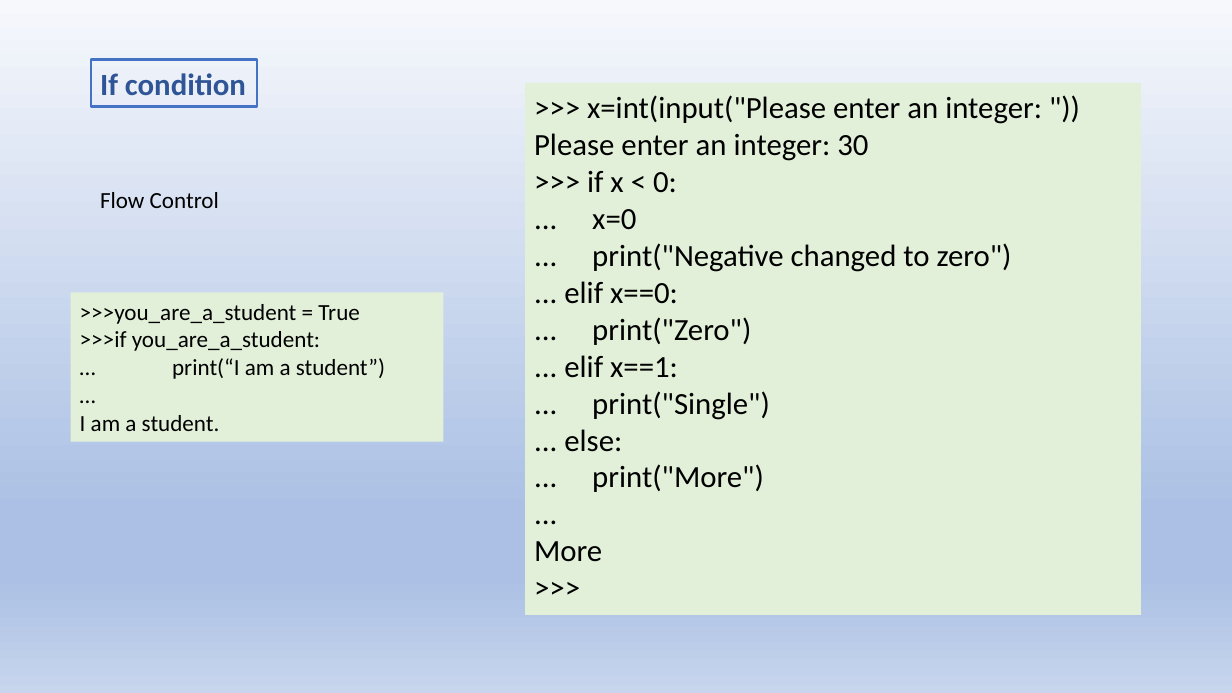
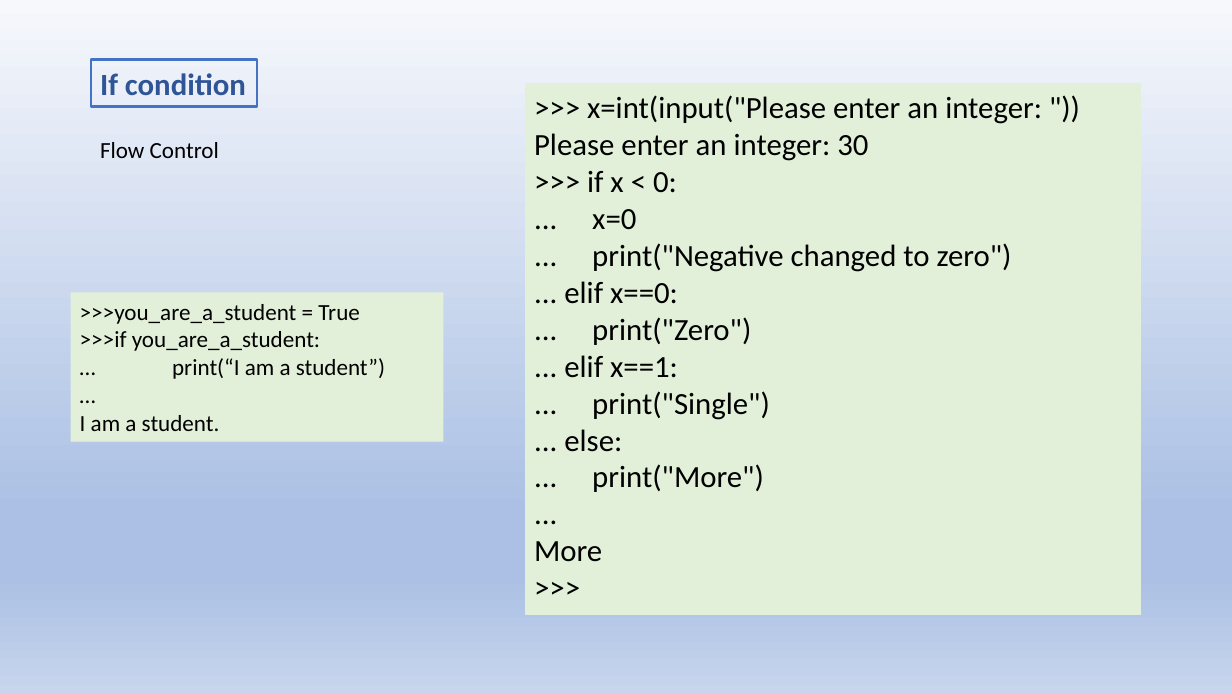
Before and after one commit to jwang1122/learnpython, a slide deck: slide 13 of Python Language.pptx (slide 12 before the commit). Drawn at 1232x693 pixels with LibreOffice and Linux fonts; fonts in the diff are those of the drawing. Boxes give left, top, right and bottom in pixels: in the first picture for what was removed or moved away, otherwise in the second. Text is boxed around its words. In the diff, an @@ line names an element or a change of style, - is before the commit and + after.

Commit message:
Add more  slides

```diff
--- a/Python Language.pptx
+++ b/Python Language.pptx
@@ text "Flow Control": place and size @@
-text "Flow Control" at <box>100,192,219,208</box>
+text "Flow Control" at <box>100,142,219,158</box>
```
Also in this commit, not shown: 1 slide added.
